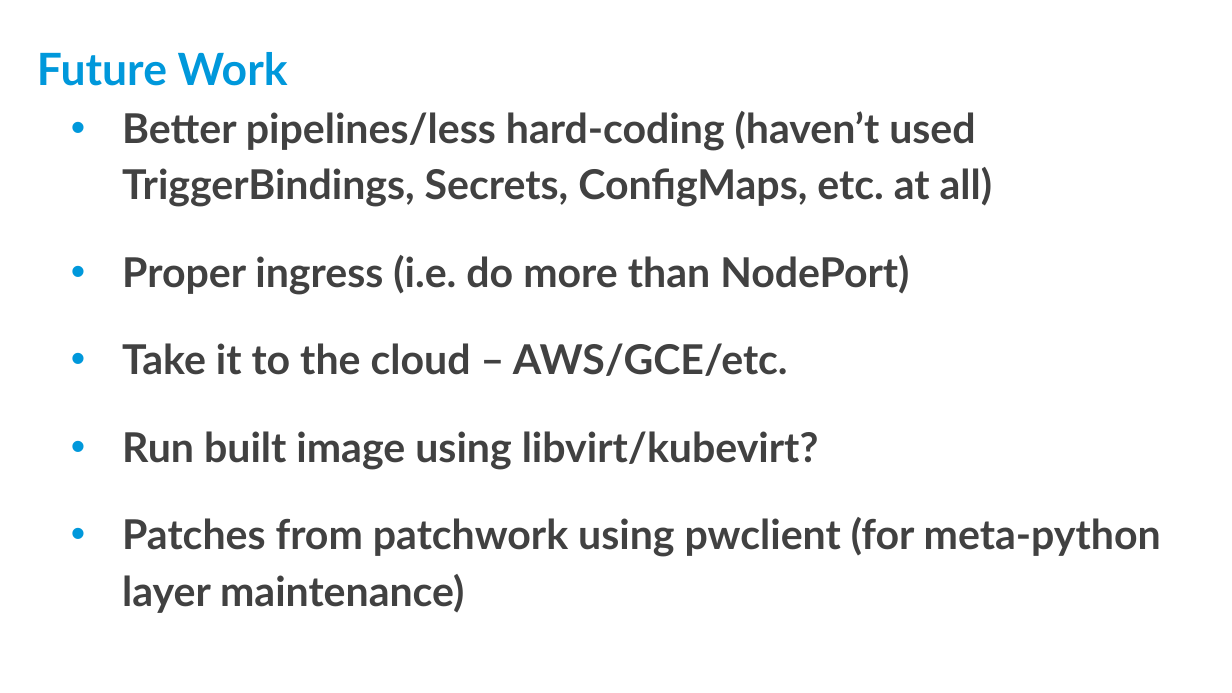
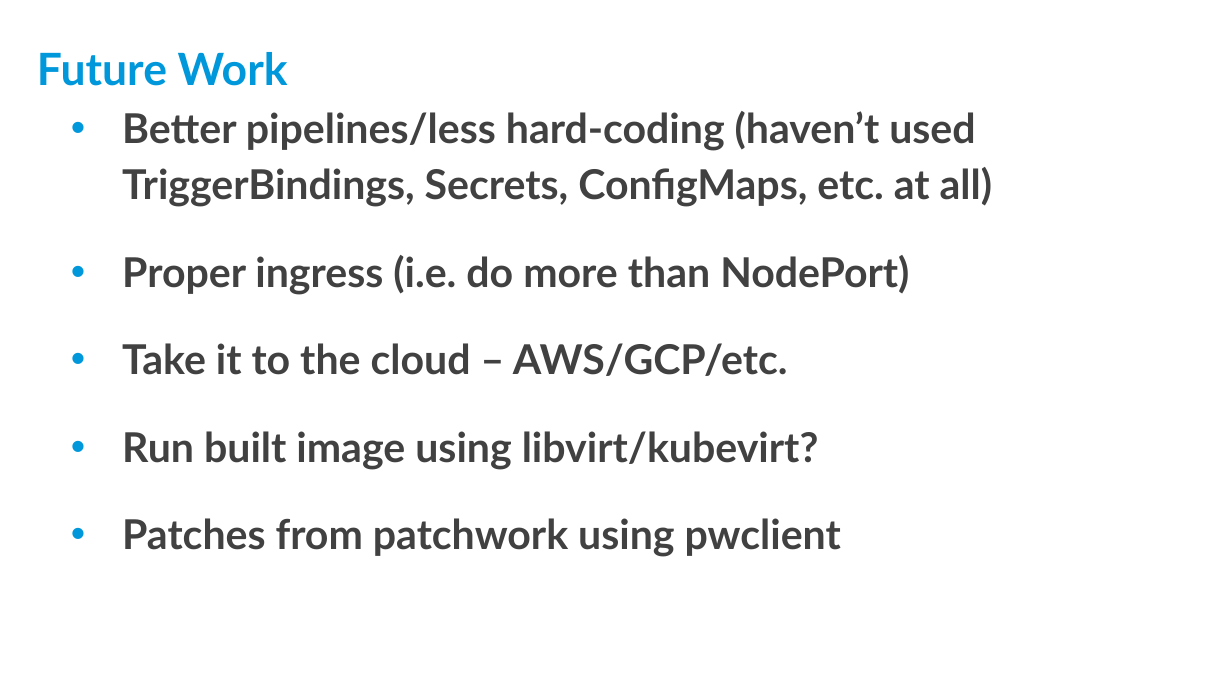
Before and after one commit to threexc/yocto-tekton, a slide deck: slide 31 of yddtalk/YP_DevDay_k8s_tekton.odp (slide 32 before the commit). Drawn at 1232x693 pixels with LibreOffice and Linux fonts; fonts in the diff are those of the drawing; background and template pictures are left out. Boxes give left, top, right and bottom in pixels: in the first picture for what was removed or moved away, otherwise in the second. Text is boxed around its words. In the diff, an @@ line names an element or a change of style, - is before the commit and + after.

```diff
--- a/yddtalk/YP_DevDay_k8s_tekton.odp
+++ b/yddtalk/YP_DevDay_k8s_tekton.odp
@@ text at (122, 343, 788, 376): text changed @@
-• Take it to the cloud – AWS/GCE/etc.
+• Take it to the cloud – AWS/GCP/etc.
@@ text at (122, 518, 841, 557): text changed @@
-• Patches from patchwork using pwclient (for meta-python layer maintenance)
+• Patches from patchwork using pwclient
```
Also in this commit, not shown: 3 other slides changed, 1 slide removed.
